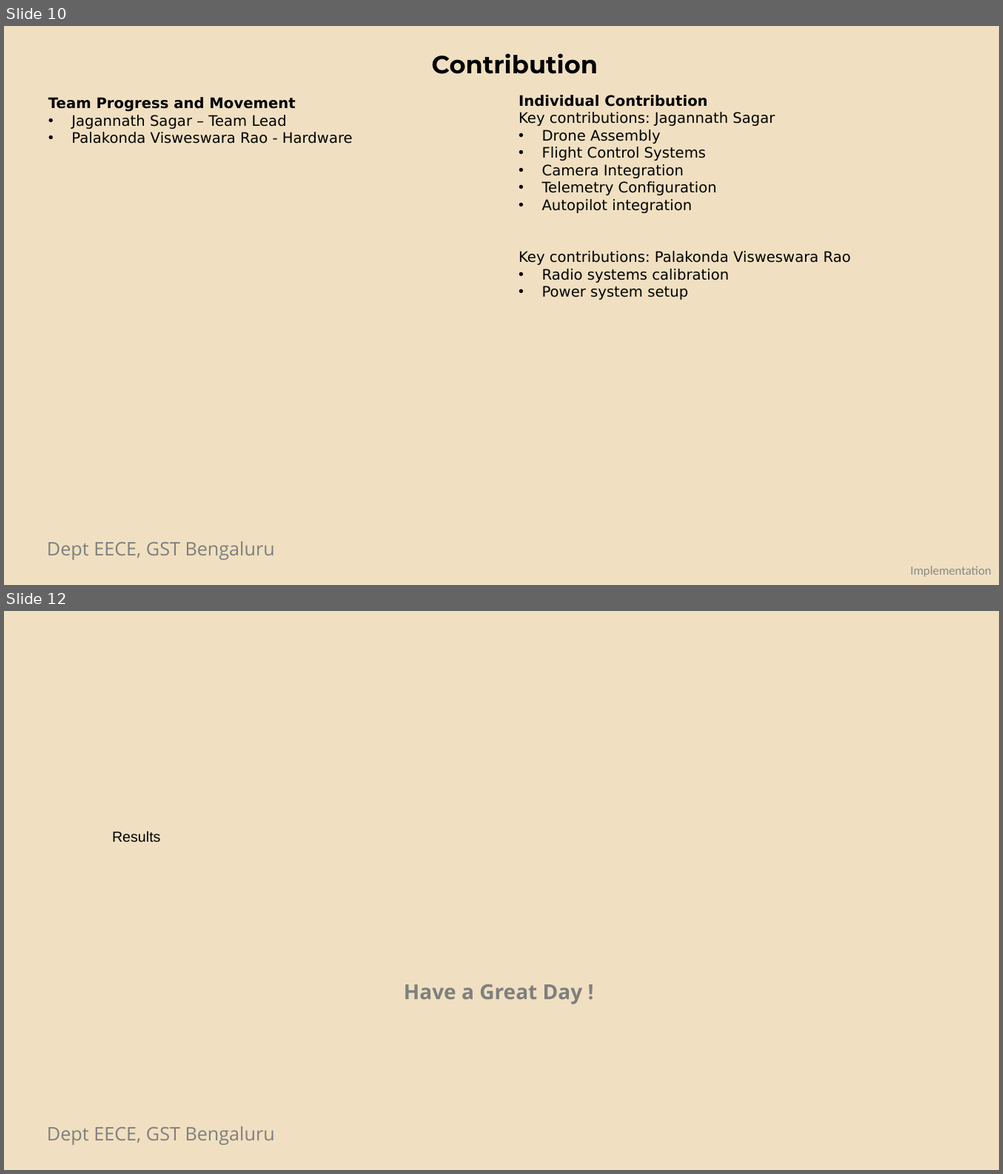
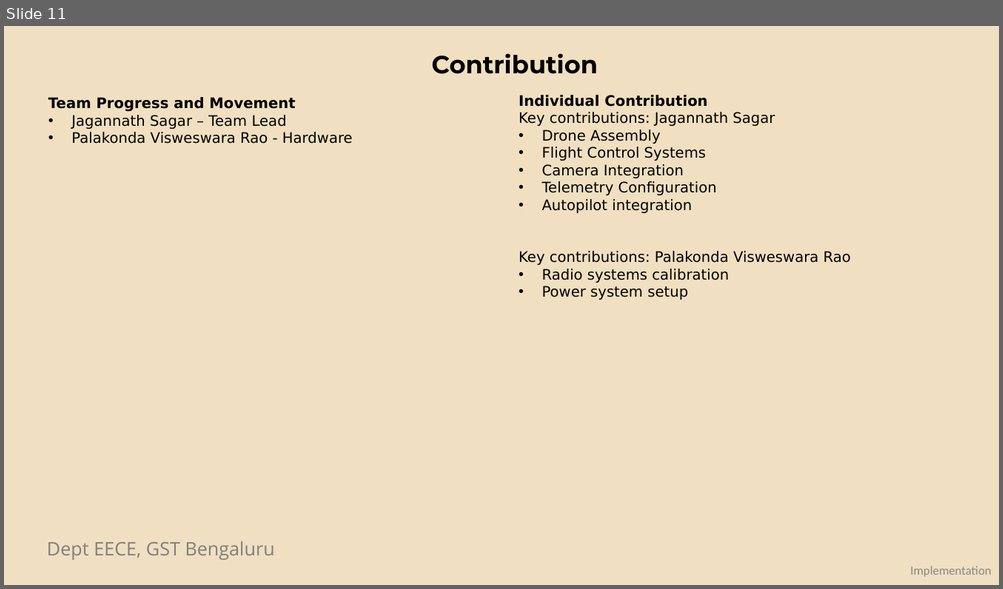
Before and after one commit to KJ-Sagar/Capstone-Project, a slide deck: Updated_Emergency_Drone_Presentation.pptx. Shown one above the other, each under a label of ours: slides 10 and 12 before the commit, slide 11 after it; the slides between them are not shown. The pictures are 1003x1174 and 1003x589 pixels, drawn with LibreOffice and Linux fonts; fonts in the diff are those of the drawing; background and template pictures are left out. Boxes give left, top, right and bottom in pixels: in the first picture for what was removed or moved away, otherwise in the second. Text is boxed around its words. In the diff, an @@ line names an element or a change of style, - is before the commit and + after.

```diff
--- a/Updated_Emergency_Drone_Presentation.pptx
+++ b/Updated_Emergency_Drone_Presentation.pptx
@@ slide 12 removed at (x1=4, y1=611, x2=999, y2=1170), background #F0E0C1; not listed: 1 template element that a slide beside it also shows @@
@@ text removed at (x1=112, y1=831, x2=160, y2=843) @@
-Results
@@ text removed at (x1=404, y1=985, x2=583, y2=1005) @@
-Have a Great Day !
@@ what was slide 10 is now slide 11 @@
```
Also in this commit, not shown: 6 slides changed, 5 slides added, 1 other slide removed, 3 other files.
